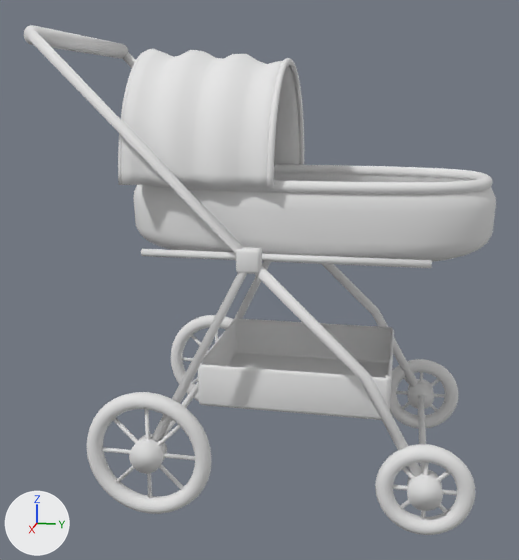
Before and after pictures for a commit that changed the Blender file Outils_3D/bebe/build/equipements/equipements.blend.
Both versions are drawn from a camera (50 mm lens) standing at (1.625, 0.239, 0.868) and looking at (0.019, -0.082, 0.466). The lights are fixed; the arrows at lower left show +X, +Y and +Z. The picture after the commit comes second.

Names of what the first picture shows: 'ely_bebe_poussette'.
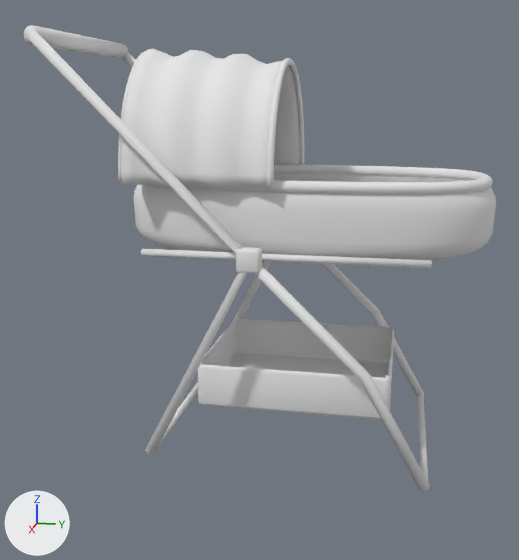
What the commit changed:
me_ely_bebe_poussette is used by ob_ely_bebe_poussette; location (0.0, 0.0, 0.0).
me_ely_bebe_poussette had 6104 vertices, 12040 faces and spanned x -0.312..0.312, y -0.518..0.435, z 0.0..1.018.
me_ely_bebe_poussette now has 4312 vertices, 8536 faces and spans x -0.293..0.293, y -0.518..0.435, z 0.092..1.018.
me_ely_bebe_poussette part 1: 24 loose pieces with 1792 vertices, spanning x -0.312..0.312, y -0.41..0.41, z 0.0..0.28, are deleted.

Pixel boxes [x1, y1, x2, y2] of what changed, in the pictures (519 x 560 px):
'ely_bebe_poussette', reshaped (9% shorter)
    before: [24, 25, 496, 535]
    after: [24, 25, 496, 491]
part 1 of me_ely_bebe_poussette, deleted
    before: [87, 315, 475, 535]
